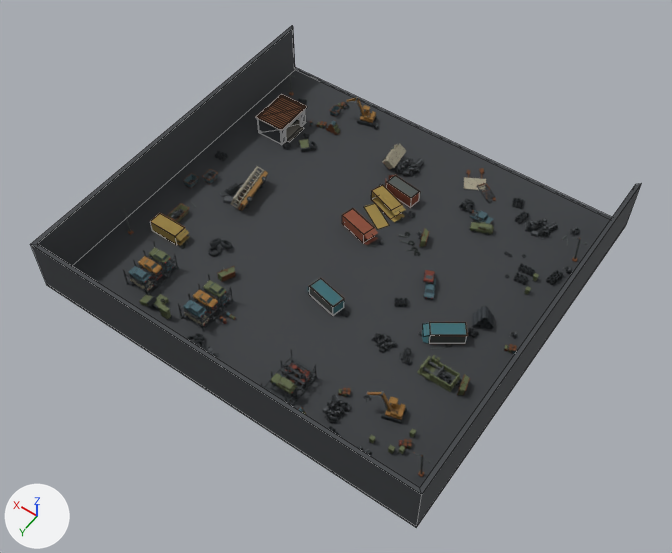
An edit to the Blender file assets/blockmesh/junkyard/junkyard_v2.blend, drawn before and after from the same camera.
One viewpoint serves both versions: a camera (50 mm lens) standing at (-61.8, 88.9, 131.5) and looking at (-2.3, 5.6, 0.6). Lighting does not change. The marker at lower left points along +X, +Y and +Z. The older version comes first. Mesh edges are drawn as thin lines on the coarser meshes.

In view in the first picture: 'Cube', 'Rack - middle six cars', 'car_rack_empty', 'car_rack_loaded_6', 'workshop_open' and 84 more.
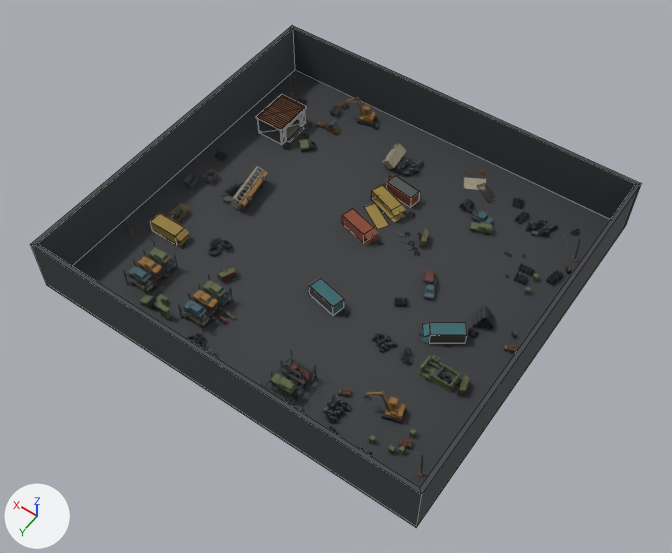
Location of each change, [x1, y1, x2, y2] in pixels of the pictures (672 x 553 px):
'Cube', reshaped: before [31, 26, 641, 528]; after [31, 25, 642, 528]
part 1 of me_cube_006, added: after [291, 25, 642, 219]

Edits to the bpy script that builds the scene:
```text
Change me_cube_006:
    used by ob_cube; location = (0.0, 0.0, -0.2); scale = (39.0, 36.5, -0.153)
    verts and faces of me_cube_006; kept vertices keep their numbers, new ones are numbered from 20
    remove me_cube_006.from_pydata(...)  # 20 vertices, 18 faces; spans x -1.0..1.0, y -1.0..1.0, z -72.8..1.5
    add me_cube_006.from_pydata(...)  # 28 vertices, 21 faces; spans x -1.0..1.0, y -1.0..1.0, z -72.8..1.5
    me_cube_006 part 1
    add verts[20] = (-1.0, -1.0, -1.5)  # pixel (626, 223)
    add verts[21] = (-1.0, -1.0, -72.8)  # pixel (641, 183)
    add verts[22] = (-1.0, -1.0, -1.5)  # pixel (624, 226)
    add verts[23] = (-1.0, -1.0, -72.8)  # pixel (639, 185)
    add for new, old in zip([*range(24, 28)], [*range(20, 24)]): verts[new] = verts[old] + (2.0, 0.0, 0.0)
    add faces += [(20, 21, 25, 24), (22, 26, 27, 23), (21, 23, 27, 25)]  # mat_refined___plain_dark_grey_walls (dark grey #3f4245)
```
